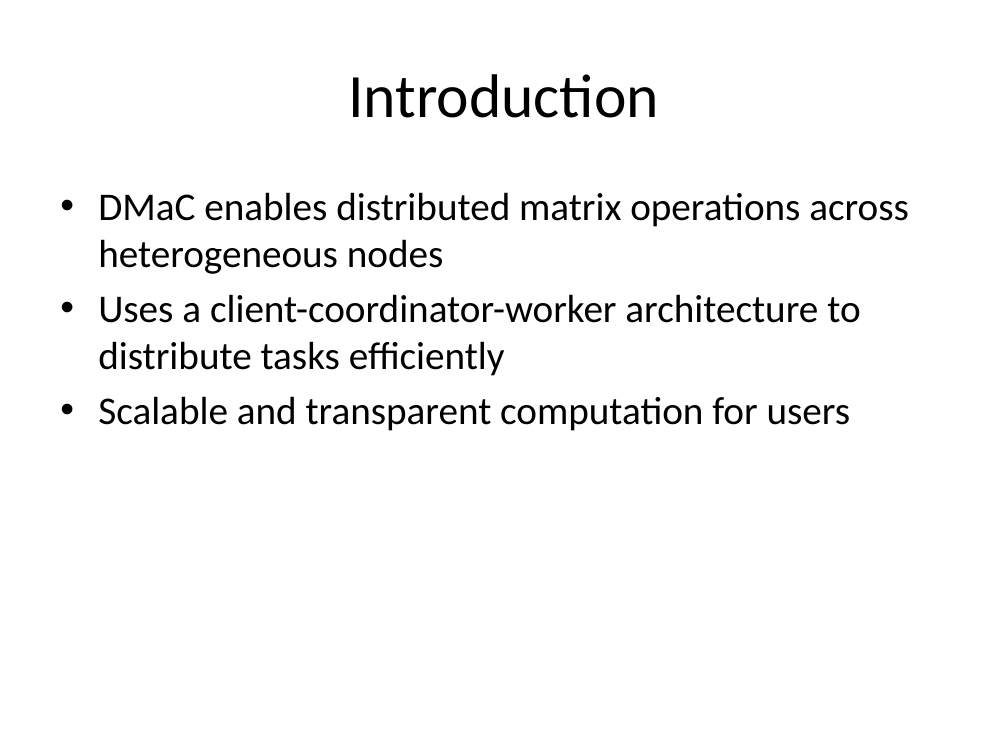
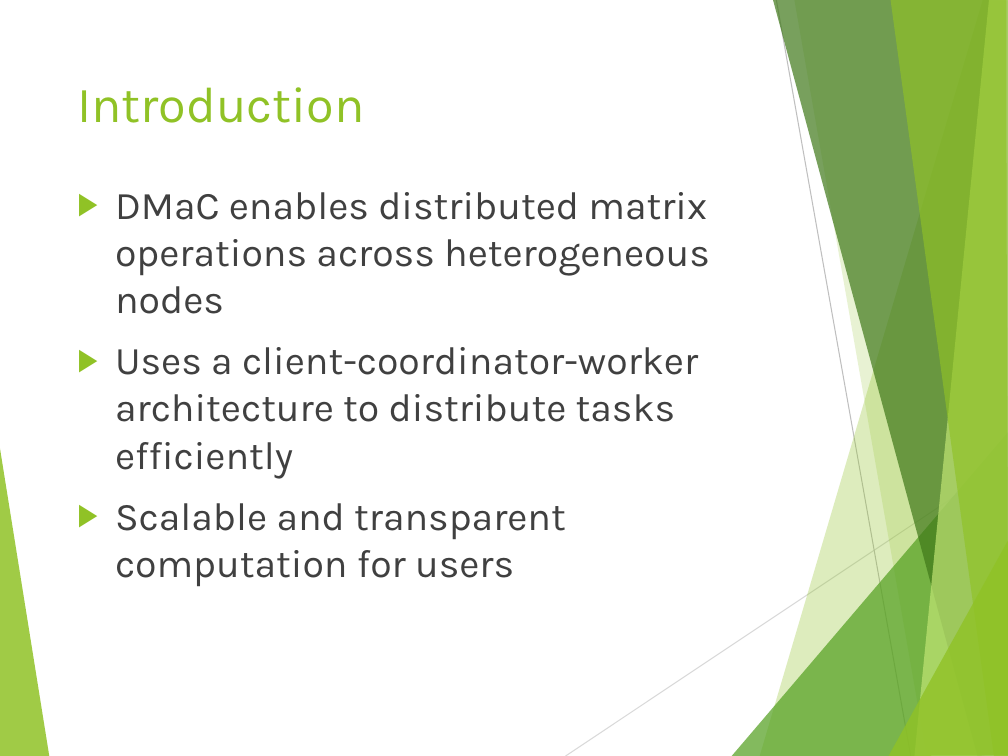
Before and after one commit to rbazzell/distributed-systems-project, a slide deck: slide 2 of DMaC_slides.pptx. Drawn at 1008x756 pixels with LibreOffice and Linux fonts; fonts in the diff are those of the drawing. Boxes give left, top, right and bottom in pixels: in the first picture for what was removed or moved away, otherwise in the second. Text is boxed around its words. In the diff, an @@ line names an element or a change of style, - is before the commit and + after.

```diff
--- a/DMaC_slides.pptx
+++ b/DMaC_slides.pptx
@@ title "Introduction": place and size @@
-title "Introduction" at (348,74,659,118)
+title "Introduction" at (77,87,364,123)
@@ title "Introduction" at (77,87,364,123): size 44 to 36 pt, font Calibri to Karla, text colour #000000 to #90C226; alignment centre to left; vertical alignment middle to top @@
@@ text "DMaC enables distributed matrix operations ...": place and size @@
-text "DMaC enables distributed matrix operations ..." at (98,192,909,431)
+text "DMaC enables distributed matrix operations ..." at (115,192,710,587)
@@ text "DMaC enables distributed matrix operations ..." at (115,192,710,587): font Calibri to Karla, text colour #000000 to #404040; bullet • to ▶; more space between paragraphs @@
@@ group added at (0,0,1008,756): 8 freeform shapes, 2 lines @@
```
Also in this commit, not shown: 10 other slides changed, 3 slides added, 4 slides removed.
